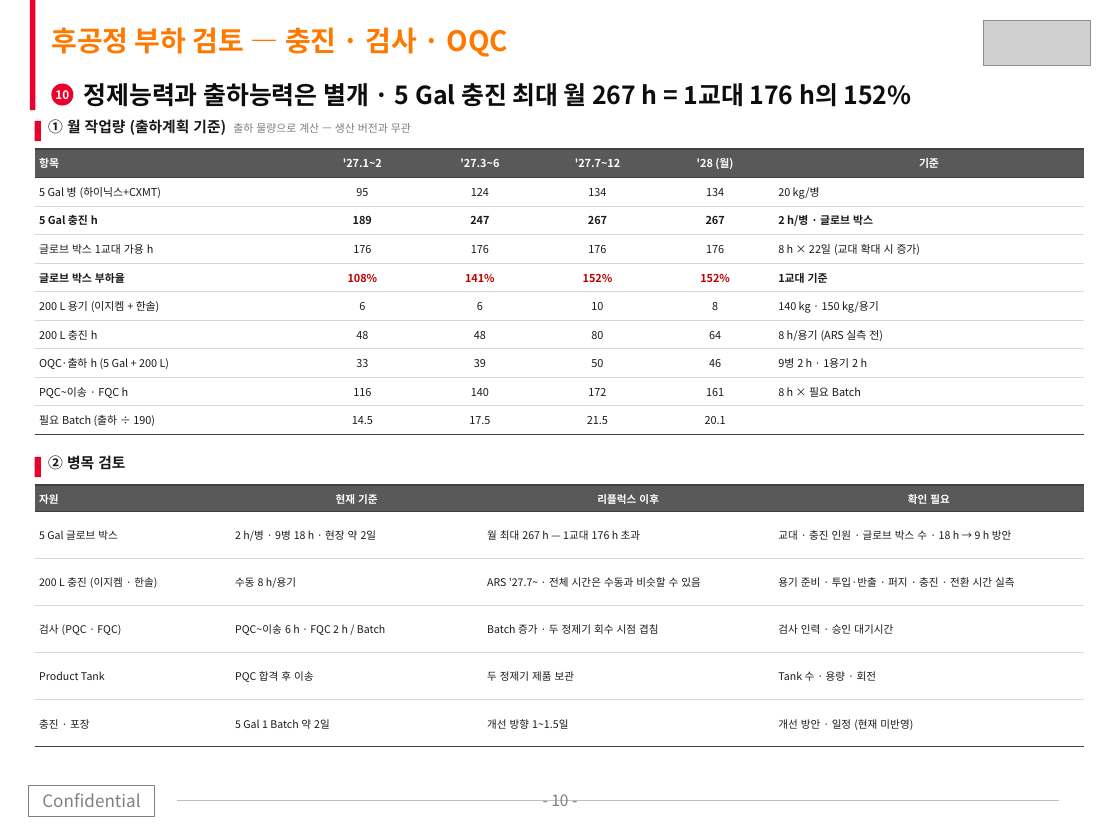
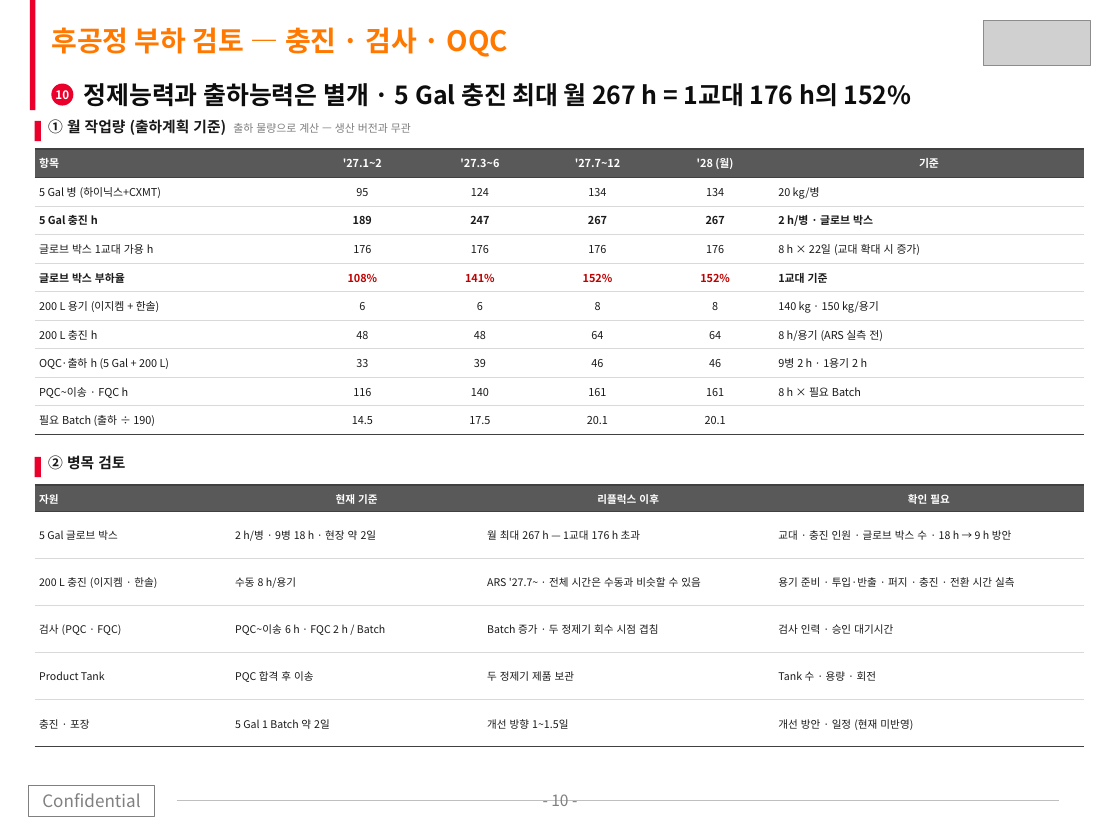
Before and after one commit to Jameskim25/-, a slide deck: slide 10 of SKTC_CpZr_Capacity_Reflux_Roadmap_2027_2028.pptx. Drawn at 1120x840 pixels with LibreOffice and Linux fonts; fonts in the diff are those of the drawing; grey boxes stand for pictures. Boxes give left, top, right and bottom in pixels: in the first picture for what was removed or moved away, otherwise in the second. Text is boxed around its words. In the diff, an @@ line names an element or a change of style, - is before the commit and + after.

```diff
--- a/SKTC_CpZr_Capacity_Reflux_Roadmap_2027_2028.pptx
+++ b/SKTC_CpZr_Capacity_Reflux_Roadmap_2027_2028.pptx
@@ table at (35,149,1084,435) @@
-row 6, column 4: 10
+row 6, column 4: 8
-row 7, column 4: 80
+row 7, column 4: 64
-row 8, column 4: 50
+row 8, column 4: 46
-row 9, column 4: 172
+row 9, column 4: 161
-row 10, column 4: 21.5
+row 10, column 4: 20.1
```
Also in this commit, not shown: 8 other slides changed, 4 other files.
